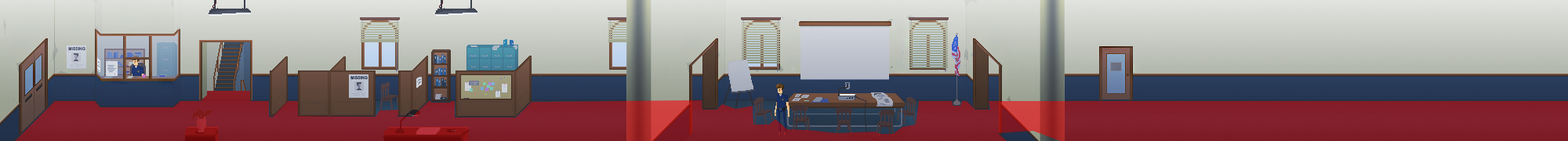
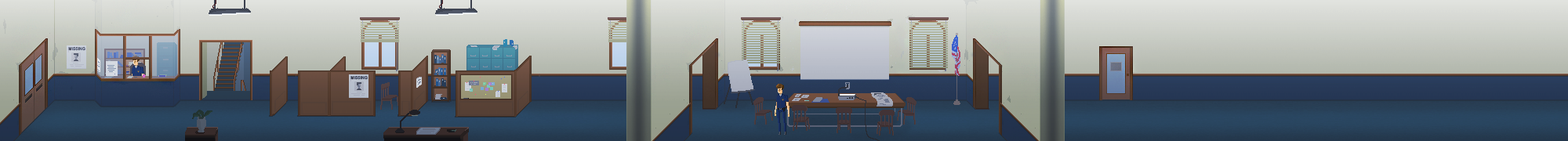
Layers edited between the first and the second w=1568, h=141 image:
hid "tag(nav) navmesh()" over box(14, 90, 1568, 141)
renamed "table copy 2" to "Tables parallax(-0.2)", painted on it over box(185, 109, 469, 141)
removed layer "table" over box(383, 109, 469, 141)
